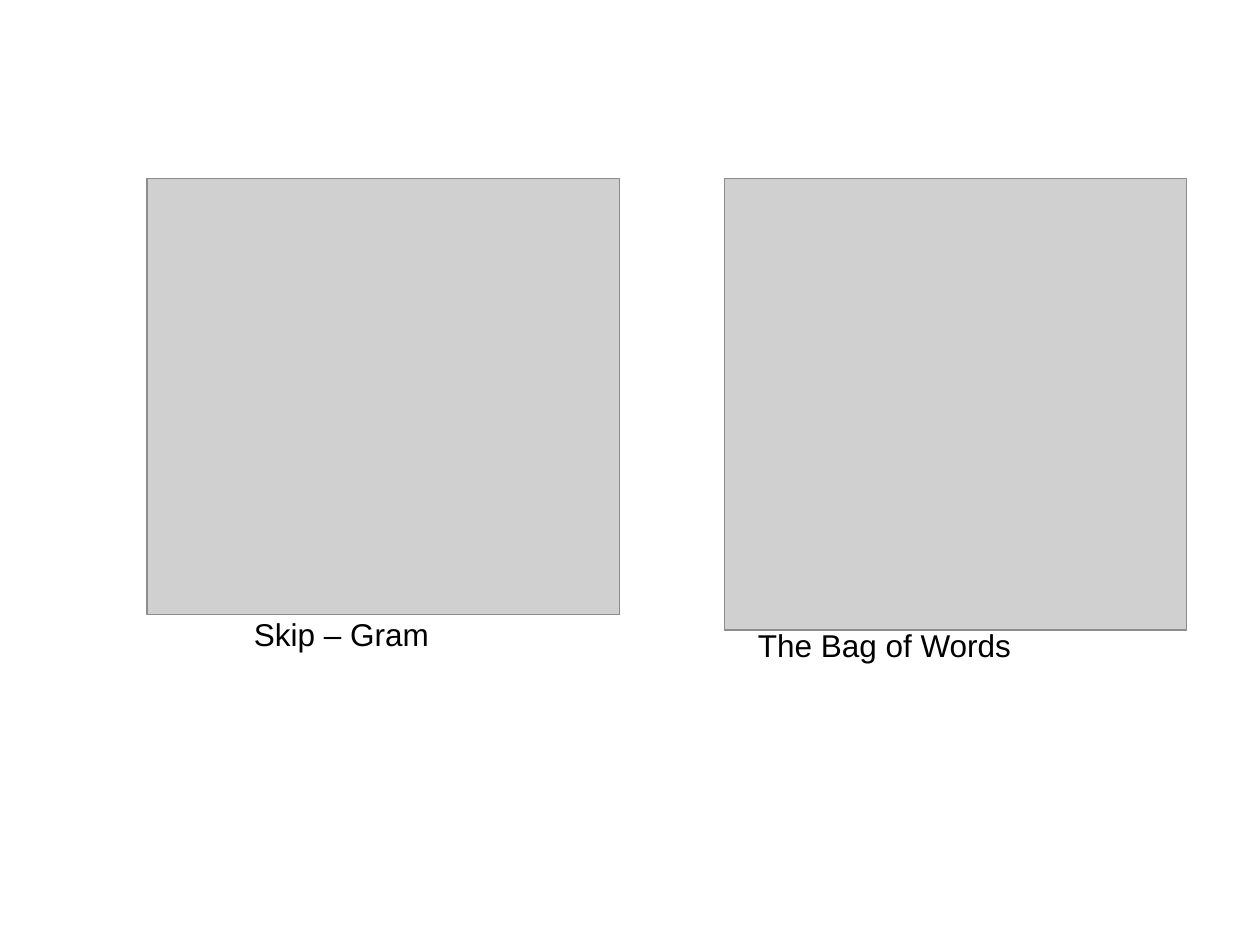
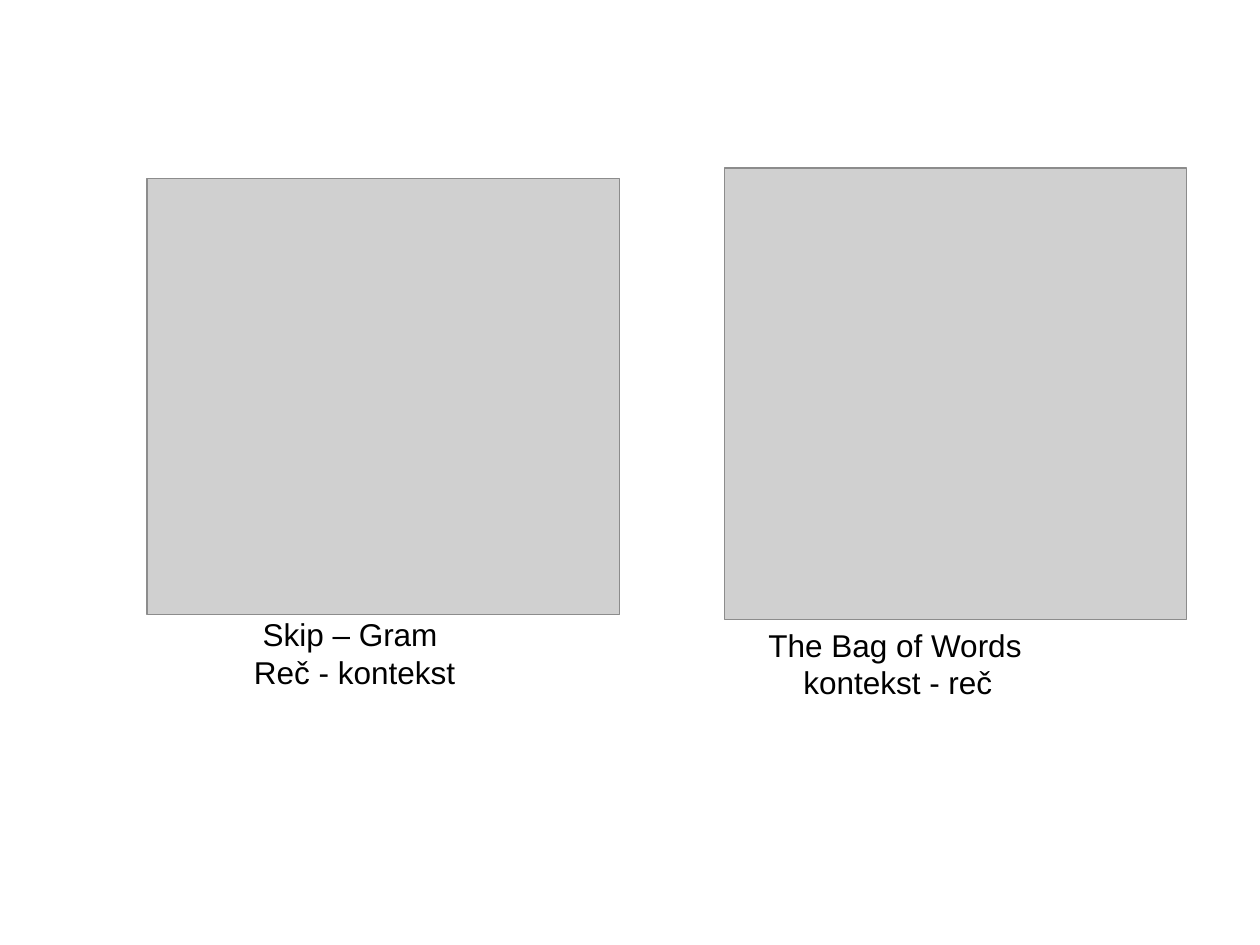
Before and after one commit to vdragan1993/sentence-classification, a slide deck: slide 9 of semantic_classification_ppt.pptx. Drawn at 1260x945 pixels with LibreOffice and Linux fonts; fonts in the diff are those of the drawing; grey boxes stand for pictures; background and template pictures are left out. Boxes give left, top, right and bottom in pixels: in the first picture for what was removed or moved away, otherwise in the second. Text is boxed around its words. In the diff, an @@ line names an element or a change of style, - is before the commit and + after.

Commit message:
Finished.

```diff
--- a/semantic_classification_ppt.pptx
+++ b/semantic_classification_ppt.pptx
@@ picture: place and size @@
-picture at bbox=[724, 179, 1187, 630]
+picture at bbox=[724, 168, 1187, 619]
@@ text "The Bag of Words": place and size @@
-text "The Bag of Words" at bbox=[758, 634, 1011, 663]
+text "The Bag of Words" at bbox=[768, 634, 1021, 695]
@@ text at bbox=[254, 661, 455, 685]: paragraph added @@
+Reč - kontekst
@@ text at bbox=[803, 671, 992, 695]: paragraph added @@
+kontekst - reč
```
Also in this commit, not shown: 1 other slide changed.
